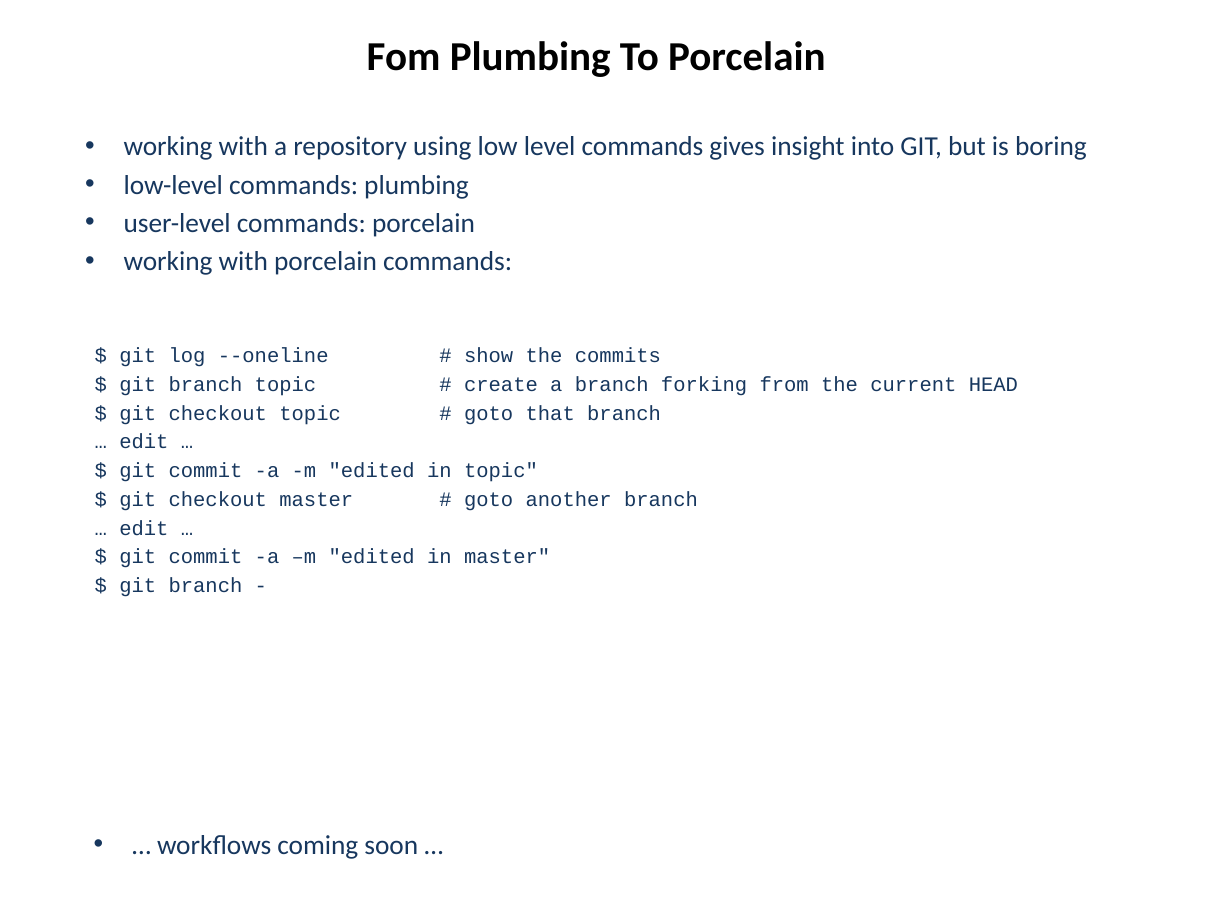
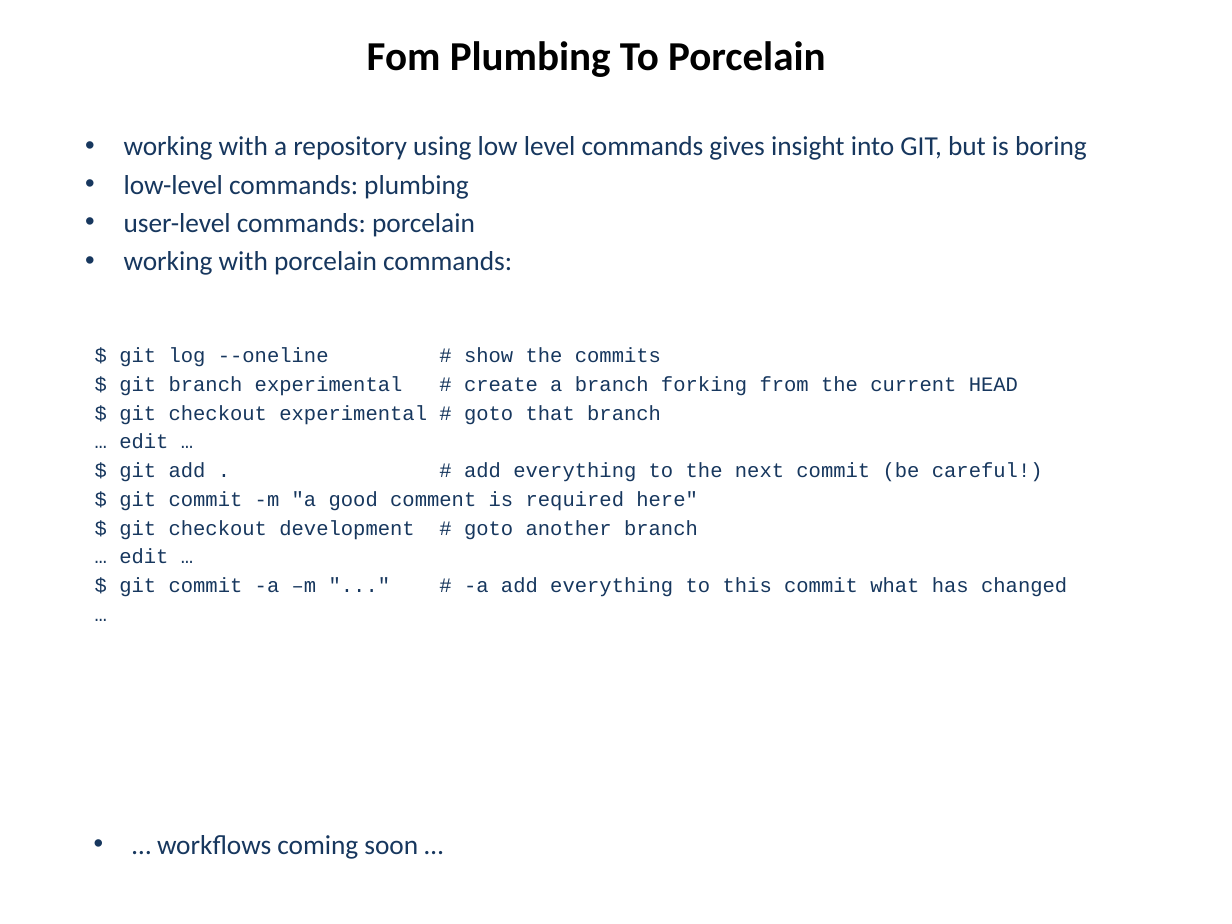
Before and after one commit to hanbei/git_tutorial, a slide deck: slide 15 of architektur.pptx. Drawn at 1232x924 pixels with LibreOffice and Linux fonts; fonts in the diff are those of the drawing. Boxes give left, top, right and bottom in pixels: in the first picture for what was removed or moved away, otherwise in the second. Text is boxed around its words. In the diff, an @@ line names an element or a change of style, - is before the commit and + after.

```diff
--- a/architektur.pptx
+++ b/architektur.pptx
@@ text at box(119, 376, 1018, 425): text changed @@
-$ git branch topic # create a branch forking from the current HEAD
-$ git checkout topic # goto that branch
+$ git branch experimental # create a branch forking from the current HEAD
+$ git checkout experimental # goto that branch
@@ text at box(119, 463, 1043, 540): text changed @@
-$ git commit -a -m "edited in topic"
-$ git checkout master # goto another branch
+$ git add . # add everything to the next commit (be careful!)
+$ git commit -m "a good comment is required here"
+$ git checkout development # goto another branch
@@ text at box(119, 578, 1067, 597): text changed @@
-$ git commit -a –m "edited in master"
-$ git branch -
+$ git commit -a –m "..." # -a add everything to this commit what has changed
+…
```
Also in this commit, not shown: 11 other slides changed.
